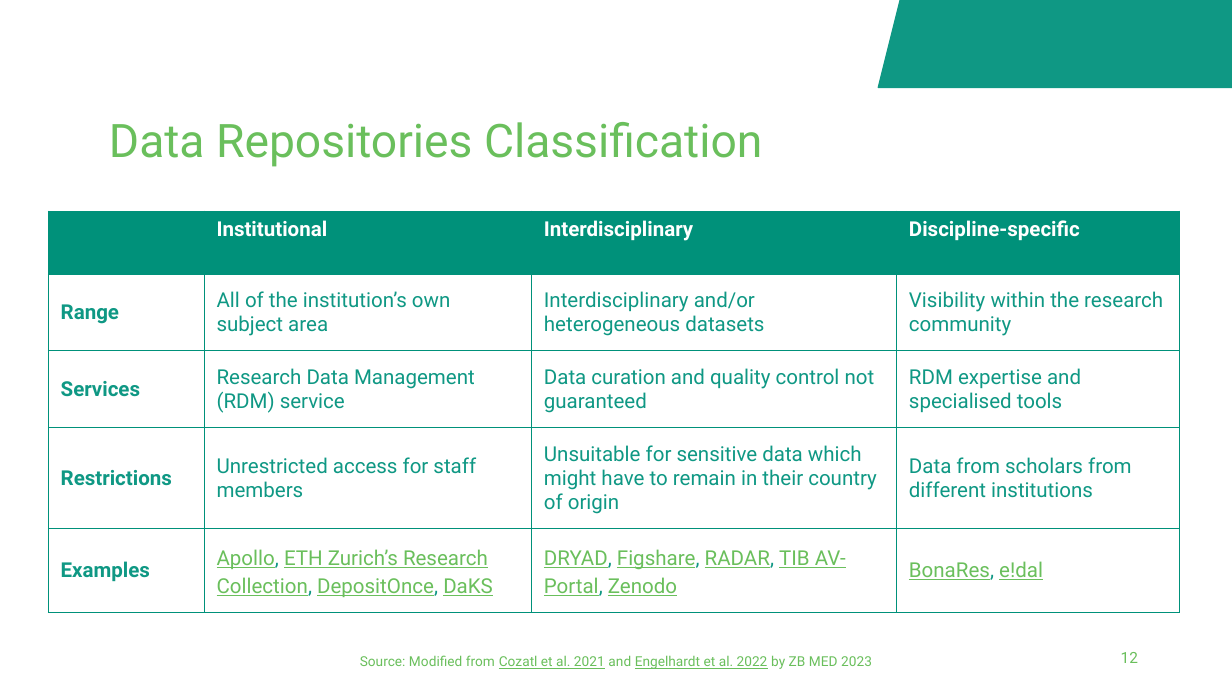
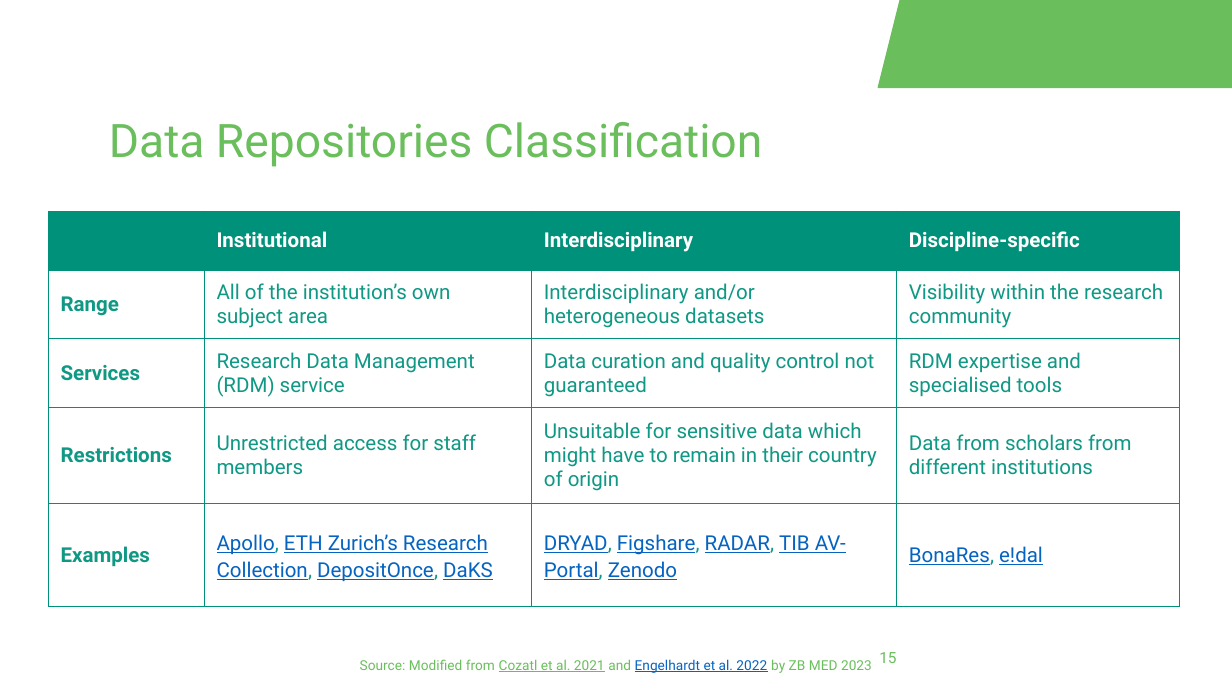
Before and after one commit to fairagro/FAIRagro_Modular-RDM-Training-Material, a slide deck: slide 15 of FAIRagro_Trainings_planned/2026-09_RepoTraining_deNBI/RepoTraining_Slides.odp (slide 12 before the commit). Drawn at 1232x693 pixels with LibreOffice and Linux fonts; fonts in the diff are those of the drawing; background and template pictures are left out. Boxes give left, top, right and bottom in pixels: in the first picture for what was removed or moved away, otherwise in the second. Text is boxed around its words. In the diff, an @@ line names an element or a change of style, - is before the commit and + after.

```diff
--- a/FAIRagro_Trainings_planned/2026-09_RepoTraining_deNBI/RepoTraining_Slides.odp
+++ b/FAIRagro_Trainings_planned/2026-09_RepoTraining_deNBI/RepoTraining_Slides.odp
@@ parallelogram at box(878, 0, 1232, 87): fill #0F9884 to #6ABF5C; outline #0F9884 0.74 pt to #6ABF5C 0.74 pt @@
@@ table at box(48, 211, 1180, 616) @@
@@ text colour #6ABF5C to #0563C1 in "Apollo, ETH Zurich’s Research Collection, DepositOnce, DaKS", "DRYAD, Figshare, RADAR, TIB AV-Portal, Zenodo", "BonaRes, e!dal" @@
@@ text "Source: Modified from Cozatl et ..." at box(360, 659, 872, 673): text colour #6ABF5C to #0563C1 in "Engelhardt et al. 2022" @@
@@ page number at box(879, 652, 896, 663): text changed @@
-12
+15
```
Also in this commit, not shown: 15 other slides changed, 6 slides added, 7 slides removed, 3 other files.
